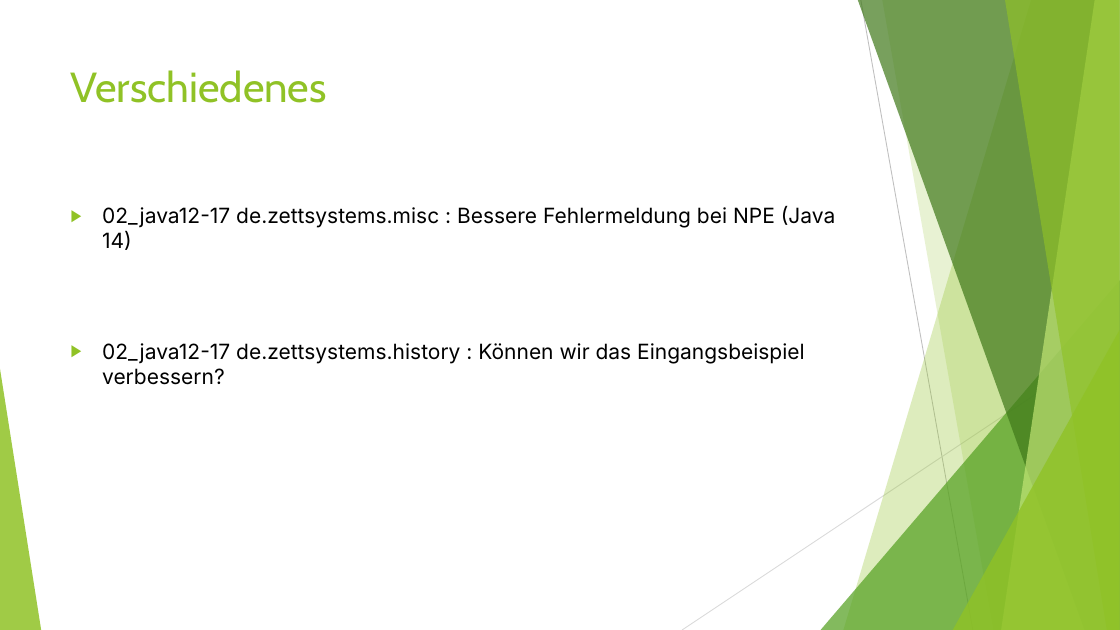
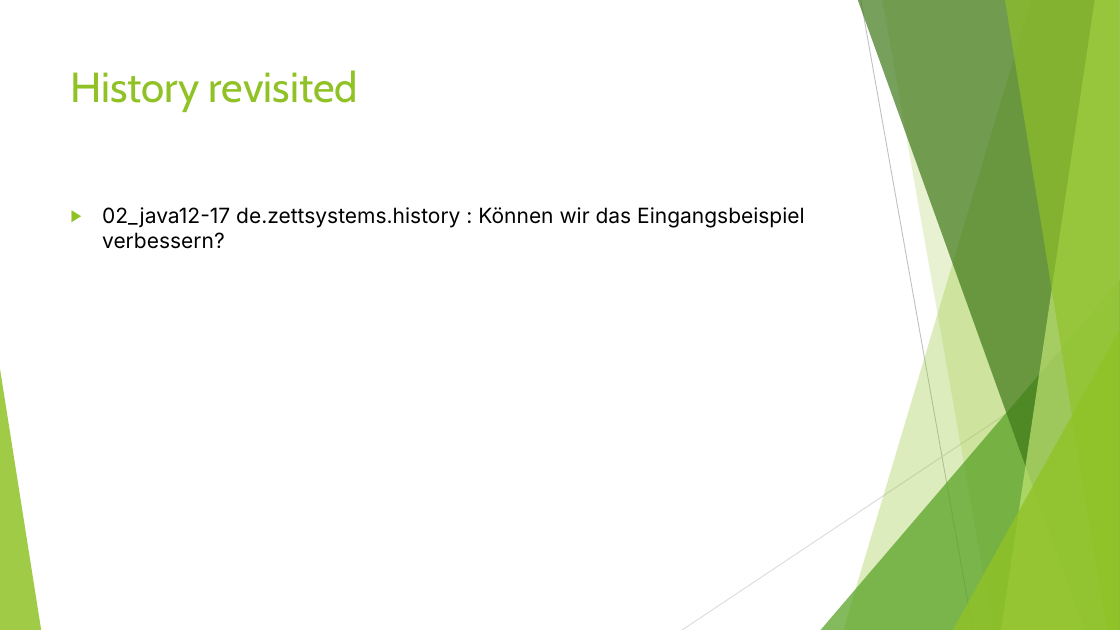
Before and after one commit to MichaelZett/20250210_java_12_17, a slide deck: slide 57 of Neuerungen_Java_12_17.pptx (slide 38 before the commit). Drawn at 1120x630 pixels with LibreOffice and Linux fonts; fonts in the diff are those of the drawing. Boxes give left, top, right and bottom in pixels: in the first picture for what was removed or moved away, otherwise in the second. Text is boxed around its words. In the diff, an @@ line names an element or a change of style, - is before the commit and + after.

```diff
--- a/Neuerungen_Java_12_17.pptx
+++ b/Neuerungen_Java_12_17.pptx
@@ title at bbox=[71, 70, 358, 112]: text changed @@
-Verschiedenes
+History revisited
@@ text at bbox=[102, 205, 836, 250]: paragraph removed @@
-▶ 02_java12-17 de.zettsystems.misc : Bessere Fehlermeldung bei NPE (Java 14)
```
Also in this commit, not shown: 28 other slides changed, 24 slides added, 3 slides removed, 34 other files.
